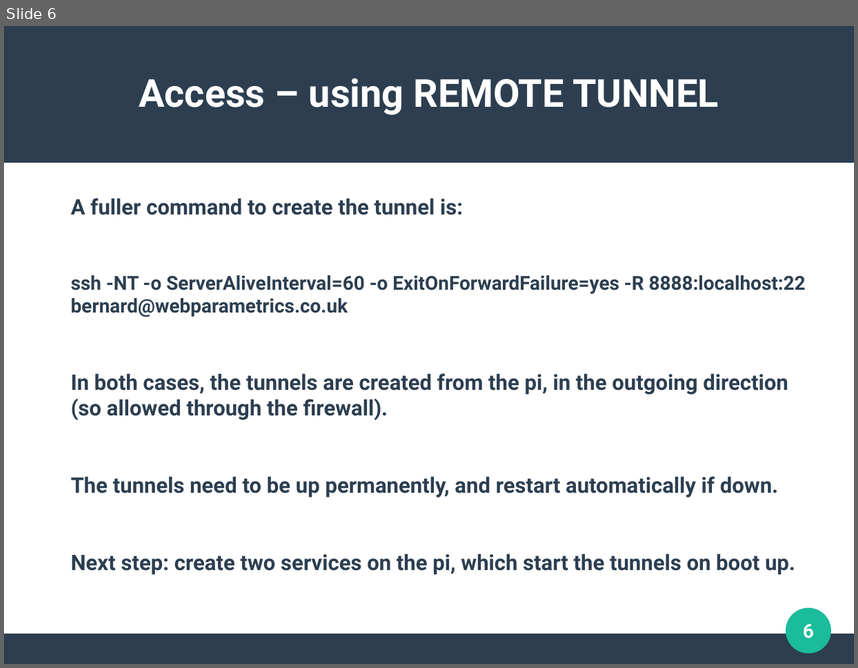
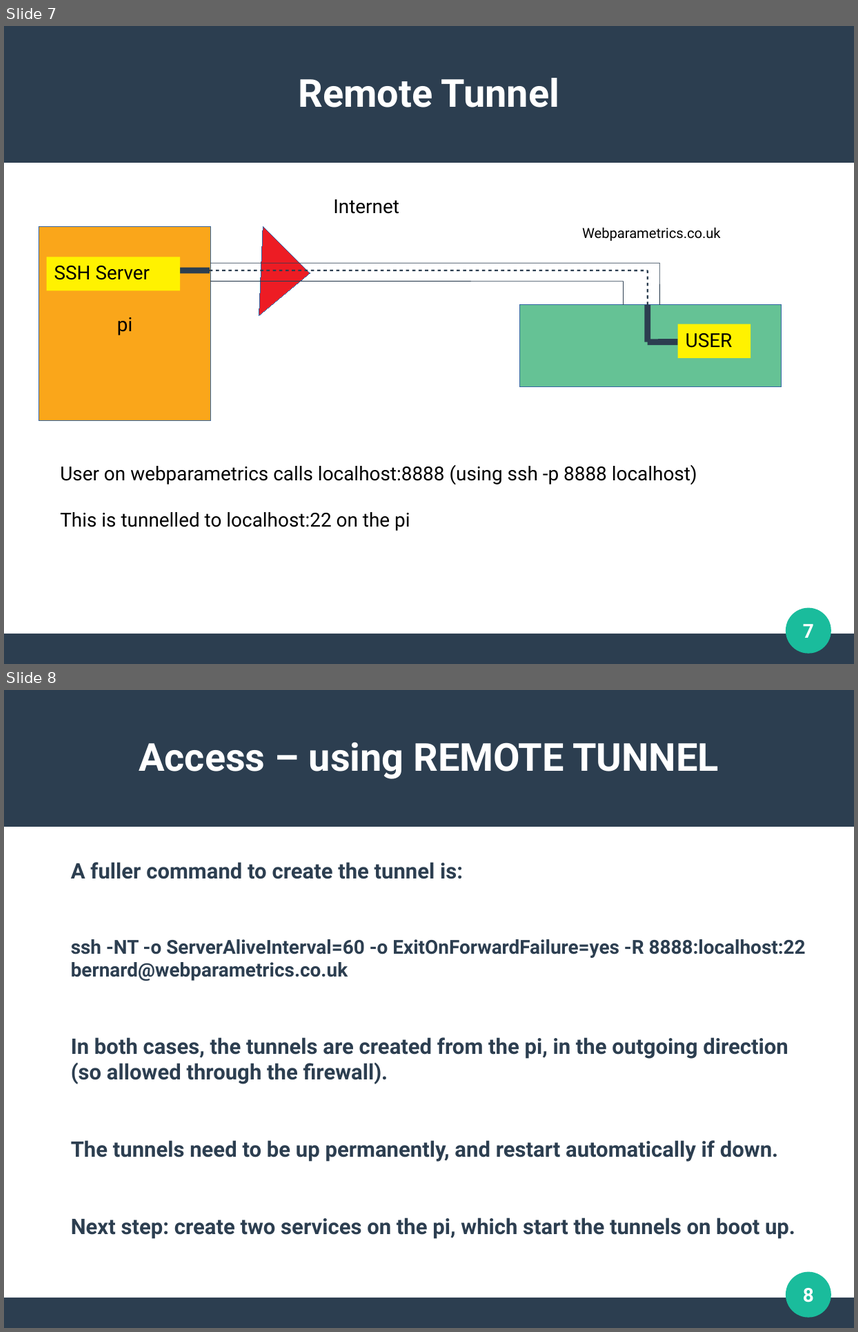
Before and after one commit to bernie-skipole/acremscope-pi, a slide deck: sshtunnel.odp. Shown one above the other, each under a label of ours: slide 6 before the commit, slides 7 and 8 after it. The pictures are 858x668 and 858x1332 pixels, drawn with LibreOffice and Linux fonts; fonts in the diff are those of the drawing. Boxes give left, top, right and bottom in pixels: in the first picture for what was removed or moved away, otherwise in the second. Text is boxed around its words. In the diff, an @@ line names an element or a change of style, - is before the commit and + after.

```diff
--- a/sshtunnel.odp
+++ b/sshtunnel.odp
@@ slide 7 added at [4,26,854,664], background #FFFFFF; not listed: 3 template elements that a slide beside it also shows @@
@@ title added at [299,78,560,107], 36 pt, text #FFFFFF, bold @@
+Remote Tunnel
@@ text added at [333,199,399,214], 18 pt, text #000000 @@
+Internet
@@ rectangle added at [39,227,211,421], fill #FAA61A, outline #3465A4 0 pt, 18 pt, text #000000 @@
+pi
@@ triangle added at [259,226,312,318], fill #ED1C24, outline #3465A4 0 pt @@
@@ text added at [582,227,721,241], 13 pt, text #000000 @@
+Webparametrics.co.uk
@@ rectangle added at [46,256,180,290], fill #FFF200, 18 pt, text #000000 @@
+SSH Server
@@ line added from (209, 270) to (161, 270), #2C3E50 5.67 pt @@
@@ line added from (209, 270) to (648, 270), #2C3E50 1.5 pt @@
@@ line added from (211, 263) to (660, 263), #2C3E50 0.51 pt @@
@@ line added from (648, 305) to (648, 270), #2C3E50 1.5 pt @@
@@ line added from (660, 263) to (660, 305), #2C3E50 0.51 pt @@
@@ line added from (211, 281) to (624, 281), #2C3E50 0.51 pt @@
@@ line added from (624, 281) to (624, 305), #2C3E50 0.51 pt @@
@@ rectangle added at [520,305,782,386], fill #65C295, outline #3465A4 0 pt @@
@@ line added from (648, 305) to (648, 341), #2C3E50 5.67 pt @@
@@ rectangle added at [678,324,751,358], fill #FFF200, 18 pt, text #000000 @@
+USER
@@ line added from (678, 341) to (648, 341), #2C3E50 5.67 pt @@
@@ text added at [60,465,697,530], 18 pt, text #000000 @@
+User on webparametrics calls localhost:8888 (using ssh -p 8888 localhost)
+This is tunnelled to localhost:22 on the pi
@@ page number added at [803,624,814,637], 18 pt, text #FFFFFF, bold @@
+7
@@ what was slide 6 is now slide 8 @@
@@ page number at [803,1288,814,1302]: text changed @@
-6
+8
```
Also in this commit, not shown: 2 other slides added, 1 other file.
